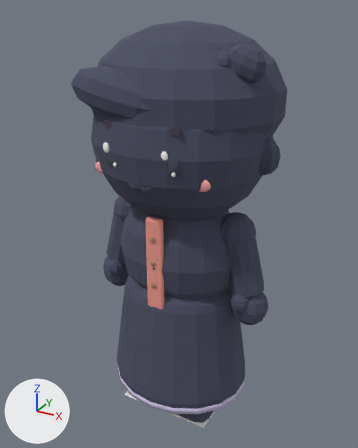
Two versions of the glTF model out/avatars/av_tari.glb, one commit apart.
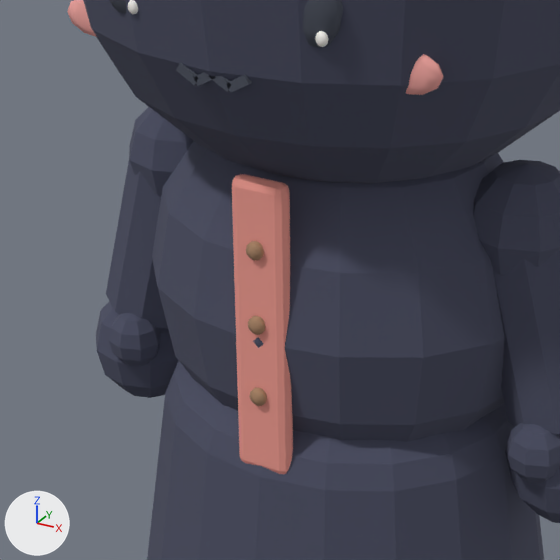
Each version appears first whole from a 50 mm camera at (0.733, -1.346, 1.377) aimed at (-0.04, 0.061, 0.674), and next in a close-up on the part from 21% to 69% of the width and 36% to 75% of the height. The axes (+X, +Y, +Z) are drawn at lower left. The lights are the same throughout. The last two pictures show the newer version. Where no turn or scale is listed for an object, it has been applied to the vertices. Vertices at exactly the same position are counted once.

In view in the first close-up: 'SM_av_tari_arm_l_outline', 'SM_av_tari_arm_r_outline', 'SM_av_tari_face_neutral', 'SM_av_tari_head_outline', 'SM_av_tari_hips_outline', 'SM_av_tari_torso', 'SM_av_tari_torso_outline'.
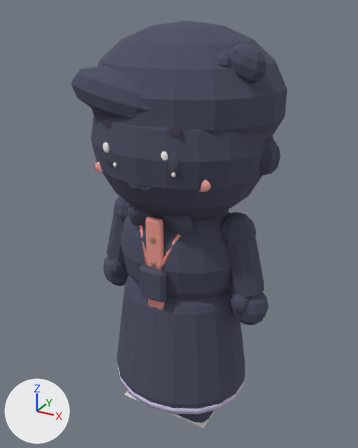
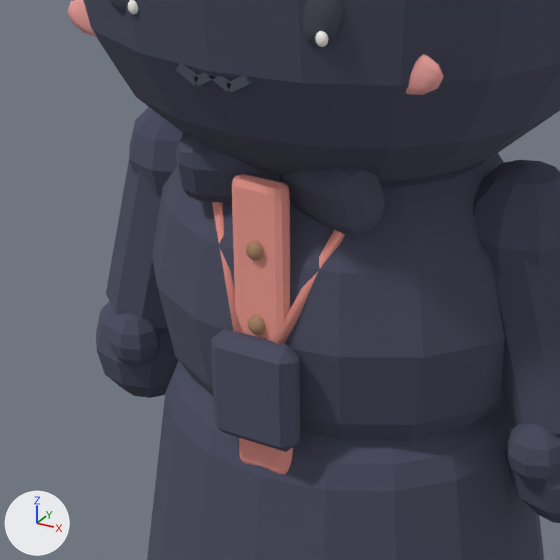
Changed parts and their boxes (x1, y1, x2, y2) in the close-ups (560 x 560 px):
'SM_av_tari_torso_outline', reshaped
    before: (152, 141, 505, 442)
    after: (152, 132, 505, 442)
'SM_av_tari_acc_badge_outline', added
    after: (211, 328, 300, 452)
'SM_av_tari_acc_badge', added
    after: (212, 202, 345, 344)
part 1 of me_sm_av_tari_torso_outline, added
    after: (175, 132, 280, 203)
part 2 of me_sm_av_tari_torso_outline, added
    after: (280, 167, 385, 235)

Diff of the bpy script that builds the scene:
```diff
--- a/out/avatars/av_tari.glb.py
+++ b/out/avatars/av_tari.glb.py
@@ me_sm_av_tari_torso_outline @@
 # used by ob_sm_av_tari_torso_outline; location = (0.0, 0.0, 0.0)
-me_sm_av_tari_torso_outline.from_pydata(...)  # 138 vertices, 268 faces; spans x -0.219..0.219, y -0.179..0.179, z 0.401..0.839
+me_sm_av_tari_torso_outline.from_pydata(...)  # 250 vertices, 484 faces; spans x -0.219..0.219, y -0.179..0.179, z 0.401..0.839
+# me_sm_av_tari_torso_outline part 1: a new loose piece of 56 vertices spanning x -0.11..0.0, y -0.172..-0.088, z 0.741..0.819, in mat_mat_outline (greyish blue #4b4e63)
+# me_sm_av_tari_torso_outline part 2: a new loose piece of 56 vertices spanning x 0.0..0.11, y -0.171..-0.088, z 0.741..0.819, in mat_mat_outline (greyish blue #4b4e63)
 me_sm_av_tari_torso_outline.materials.append(mat_mat_outline)
@@ me_sm_av_tari_acc_badge_outline @@
+me_sm_av_tari_acc_badge_outline.from_pydata(...)  # 24 vertices, 44 faces; spans x -0.0479..0.0479, y -0.2004..-0.1696, z 0.5121..0.6279
+me_sm_av_tari_acc_badge_outline.materials.append(mat_mat_outline)  # greyish blue #4b4e63
@@ me_sm_av_tari_acc_badge @@
+me_sm_av_tari_acc_badge.from_pydata(...)  # 52 vertices, 88 faces; spans x -0.096..0.096, y -0.196..-0.115, z 0.52..0.793
+# faces by material slot: [44, 44]
+me_sm_av_tari_acc_badge.materials.append(mat_mat_coral)  # pink #ee9a8f
+me_sm_av_tari_acc_badge.materials.append(mat_mat_white)  # white #fbf8f3
@@ ob_sm_av_tari_acc_badge_outline @@
+ob_sm_av_tari_acc_badge_outline = bpy.data.objects.new('SM_av_tari_acc_badge_outline', me_sm_av_tari_acc_badge_outline)
+ob_sm_av_tari_acc_badge_outline.location = (0.0, 0.0, 0.0)
@@ ob_sm_av_tari_acc_badge @@
+ob_sm_av_tari_acc_badge = bpy.data.objects.new('SM_av_tari_acc_badge', me_sm_av_tari_acc_badge)
+ob_sm_av_tari_acc_badge.location = (0.0, 0.0, 0.0)
```
